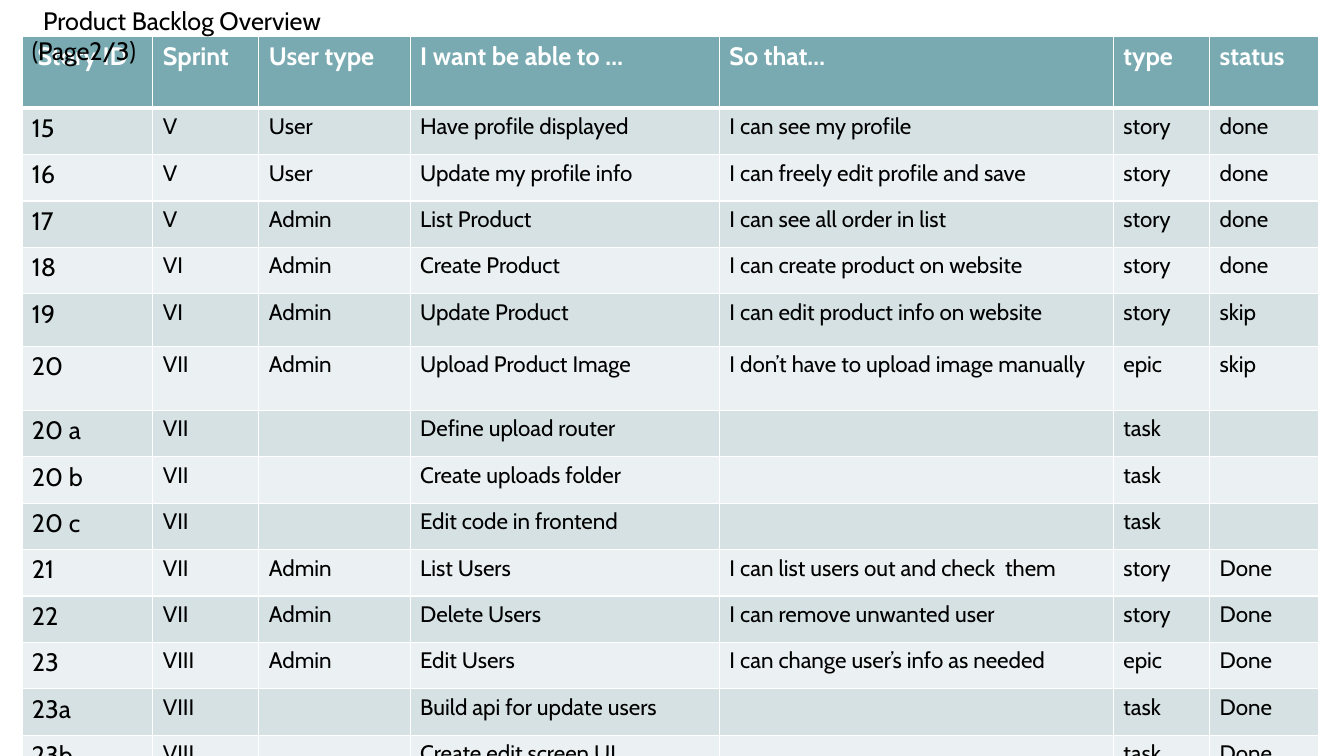
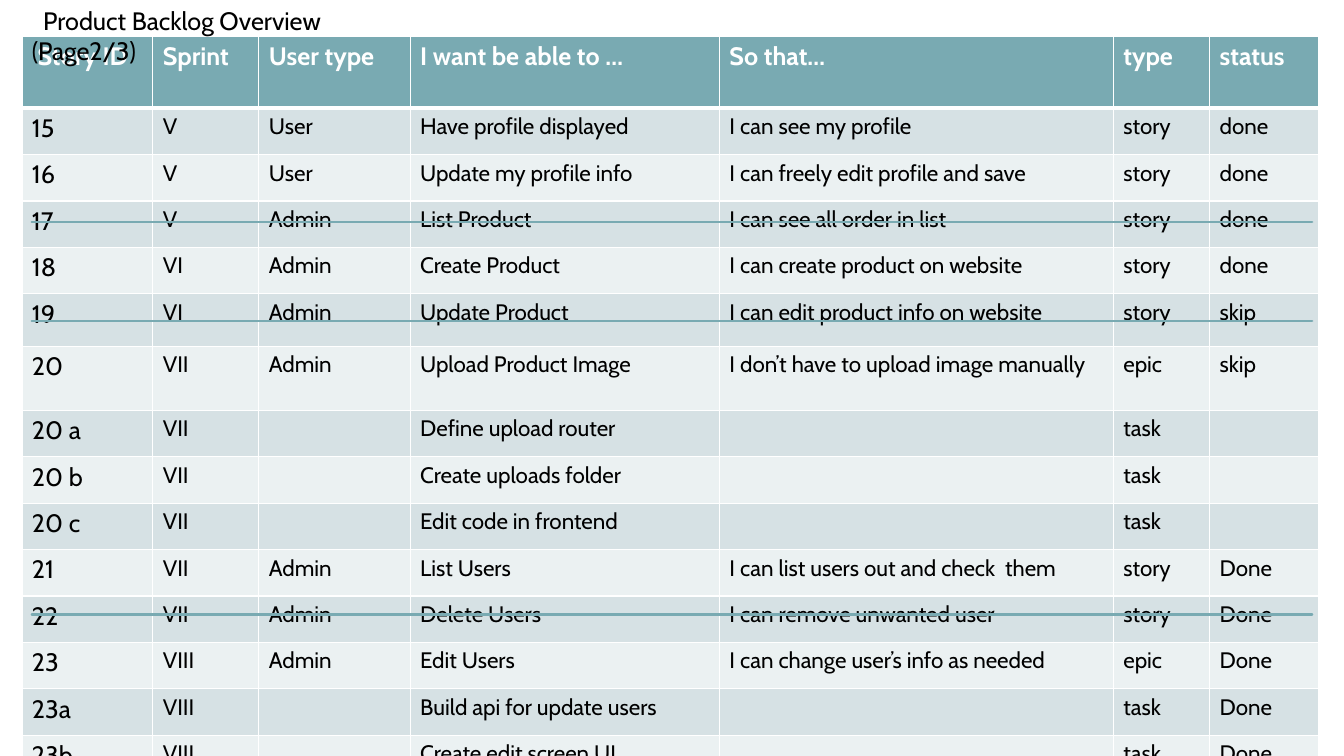
Before and after one commit to Xu12345-sophie/CS691TeamDice, a slide deck: slide 13 of Deliverable8/PCBuilder Web Application Sprint 8.pptx. Drawn at 1344x756 pixels with LibreOffice and Linux fonts; fonts in the diff are those of the drawing. Boxes give left, top, right and bottom in pixels: in the first picture for what was removed or moved away, otherwise in the second. Text is boxed around its words. In the diff, an @@ line names an element or a change of style, - is before the commit and + after.

```diff
--- a/Deliverable8/PCBuilder Web Application Sprint 8.pptx
+++ b/Deliverable8/PCBuilder Web Application Sprint 8.pptx
@@ line added from (32, 222) to (1313, 222), #79AAB2 1.75 pt @@
@@ line added from (32, 321) to (1313, 321), #79AAB2 1.75 pt @@
@@ line added from (32, 615) to (1313, 615), #79AAB2 1.75 pt @@
```
Also in this commit, not shown: 4 other slides changed.
